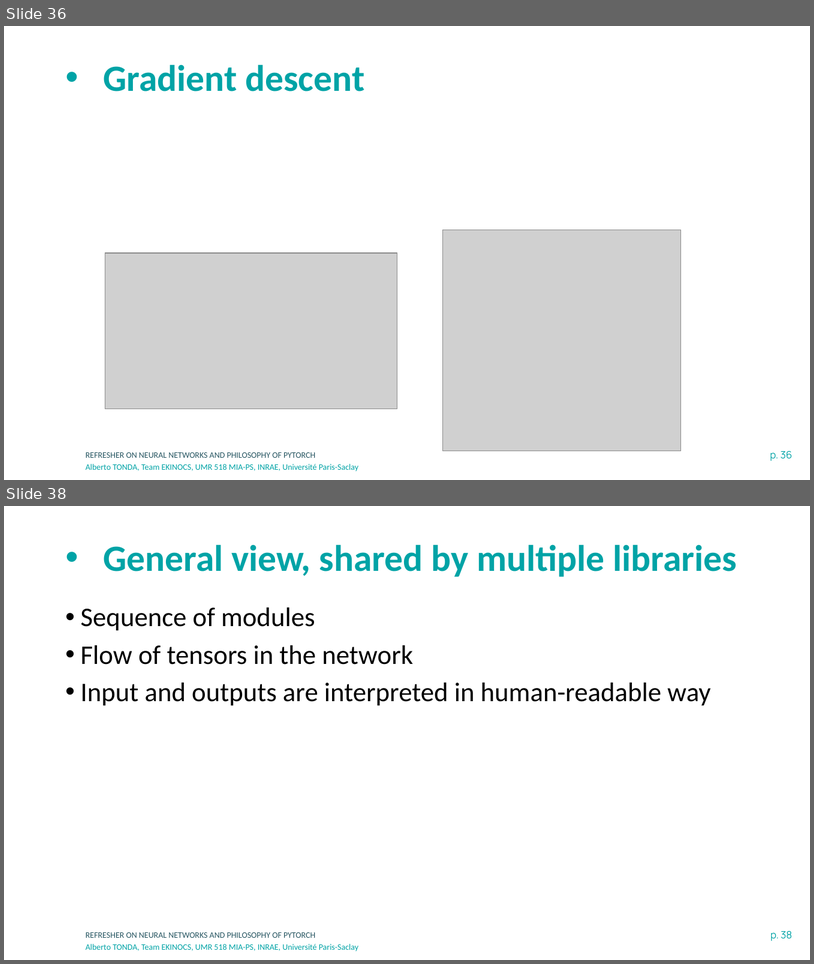
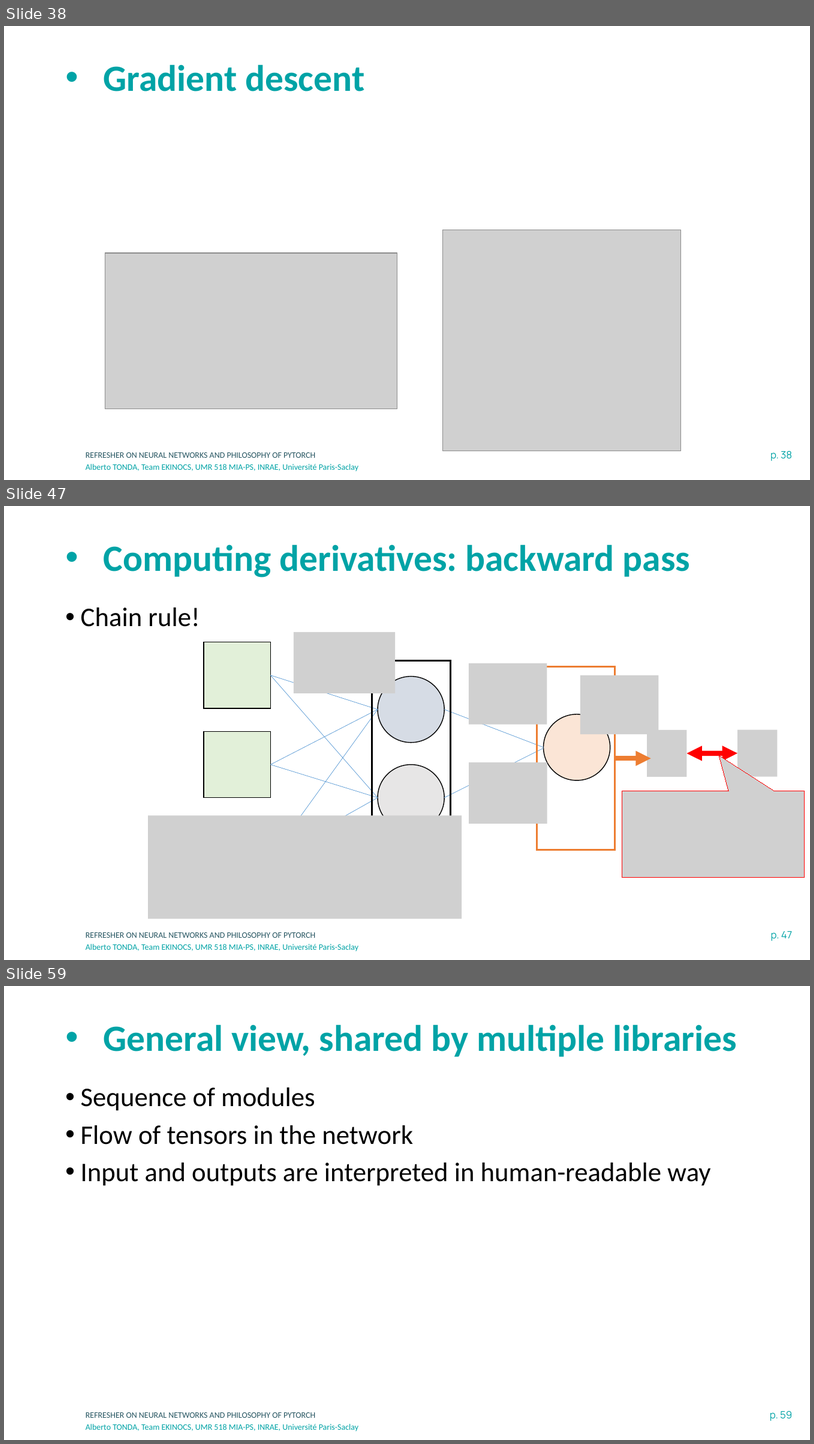
Before and after one commit to albertotonda/teaching, a slide deck: deep-learning-in-practice-with-pytorch/1-neural-networks-and-pytorch.pptx. Shown one above the other, each under a label of ours: slides 36 and 38 before the commit, slides 38, 47 and 59 after it; the slides between them are not shown. The pictures are 814x964 and 814x1444 pixels, drawn with LibreOffice and Linux fonts; fonts in the diff are those of the drawing; grey boxes stand for pictures; background and template pictures are left out. Boxes give left, top, right and bottom in pixels: in the first picture for what was removed or moved away, otherwise in the second. Text is boxed around its words. In the diff, an @@ line names an element or a change of style, - is before the commit and + after.

```diff
--- a/deep-learning-in-practice-with-pytorch/1-neural-networks-and-pytorch.pptx
+++ b/deep-learning-in-practice-with-pytorch/1-neural-networks-and-pytorch.pptx
@@ slide 47 added at box(4, 506, 810, 960), background #FFFFFF; not listed: 3 template elements that a slide beside it also shows @@
@@ title added at box(103, 544, 690, 577), 44 pt, text #00A3A6, bold @@
+• Computing derivatives: backward pass
@@ text added at box(81, 607, 200, 627), 32 pt, text #000000 @@
+• Chain rule!
@@ picture added at box(294, 632, 395, 693) @@
@@ rectangle added at box(372, 660, 451, 843), outline #000000 2.25 pt @@
@@ picture added at box(469, 663, 548, 724) @@
@@ rectangle added at box(537, 667, 615, 850), outline #ED7D31 2.25 pt @@
@@ picture added at box(581, 675, 659, 735) @@
@@ group added at box(204, 642, 610, 858): 8 lines, 3 ellipses, 2 rectangles @@
@@ picture added at box(648, 730, 687, 777) @@
@@ picture added at box(738, 730, 778, 777) @@
@@ double arrow added from (687, 753) to (738, 753), #FF0000 6 pt @@
@@ picture added at box(469, 762, 548, 823) @@
@@ arrow added from (615, 758) to (651, 758), #ED7D31 6 pt @@
@@ picture added at box(623, 790, 805, 877) @@
@@ picture added at box(148, 815, 462, 919) @@
@@ what was slide 36 is now slide 38 @@
@@ page number at box(771, 450, 792, 460): text changed @@
-p. 36
+p. 38
@@ what was slide 38 is now slide 59 @@
@@ page number at box(770, 1410, 792, 1420): text changed @@
-p. 38
+p. 59
```
Also in this commit, not shown: 4 slides changed, 21 other slides added, 1 slide removed, 8 other files.
